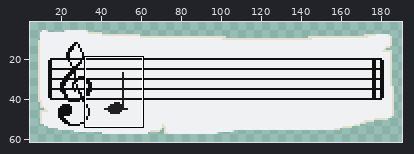
Pixel-art file -- Assets/Resources/Sprites/UI Elements/treble_n_staff.aseprite. The first picture is a wide view before the edit; the outline marks the close-up.
Close-up. Before:
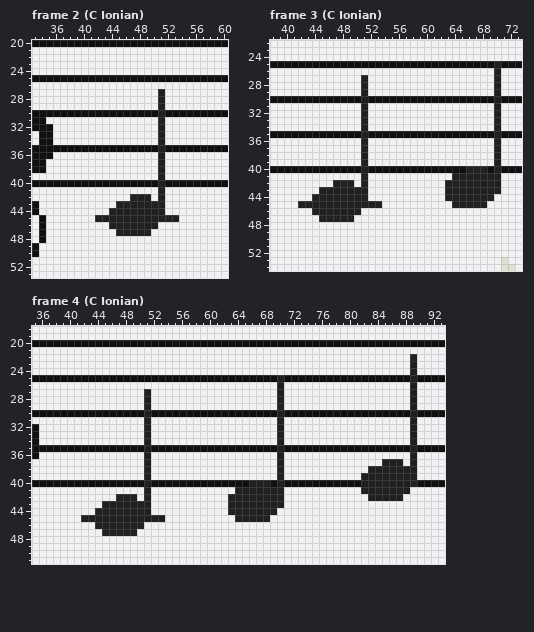
192x64 pixels, 55 frames. Shown: frame 2 (C Ionian): x 33..60, y 20..53; frame 3 (C Ionian): x 38..73, y 22..54; frame 4 (C Ionian): x 35..93, y 18..51. The wide view leaves out empty margins. The commit also changed other frames or places, which this record leaves out.
After the commit:
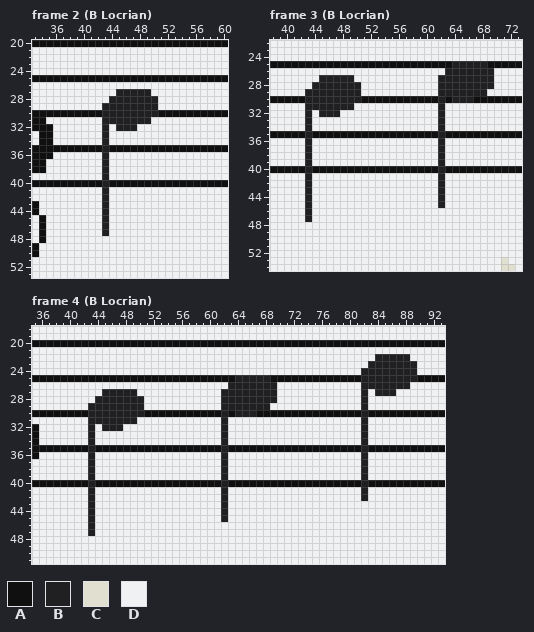
Palette (. is transparent): A #101011  B #202022  C #e0dfd0  D #eff1f2
The edit:
Frame 2 (B Locrian), layer "Notes":
y 27: x 45..49 DDDDD -> BBBBB; x 51 B -> D
y 28: x 44..51 DDDDDDDB -> BBBBBBBD
y 29: x 43..51 DDDDDDDDB -> BBBBBBBBD
y 30: x 43..51 AAAAAAAAB -> BBBBBBBBA
y 31: x 43..49 DDDDDDD -> BBBBBBB; x 51 B -> D
y 32: x 43 D -> B; x 45..47 DDD -> BBB; x 51 B -> D
y 33..34: x 43 D -> B; x 51 B -> D
y 35: x 43 A -> B; x 51 B -> A
y 36..39: x 43 D -> B; x 51 B -> D
y 40: x 43 A -> B; x 51 B -> A
y 41: x 43 D -> B; x 51 B -> D
y 42: x 43 D -> B; x 47..49 BBB -> DDD; x 51 B -> D
y 43: x 43 D -> B; x 45..51 BBBBBBB -> DDDDDDD
y 44: x 43..51 DBBBBBBBB -> BDDDDDDDD
y 45: x 42 B -> D; x 44..53 BBBBBBBBBB -> DDDDDDDDDD
y 46: x 43..50 DBBBBBBB -> BDDDDDDD
y 47: x 43 D -> B; x 45..49 BBBBB -> DDDDD
Frame 3 (B Locrian), layer "Notes":
y 25: x 64..68 AAAAA -> BBBBB; x 70 B -> A
y 26: x 63..70 DDDDDDDB -> BBBBBBBD
y 27: x 45..49 DDDDD -> BBBBB; x 51 B -> D; x 62..70 DDDDDDDDB -> BBBBBBBBD
y 28: x 44..51 DDDDDDDB -> BBBBBBBD; x 62..70 DDDDDDDDB -> BBBBBBBBD
y 29: x 43..51 DDDDDDDDB -> BBBBBBBBD; x 62..68 DDDDDDD -> BBBBBBB; x 70 B -> D
y 30: x 43..51 AAAAAAAAB -> BBBBBBBBA; x 62 A -> B; x 64..66 AAA -> BBB; x 70 B -> A
y 31: x 43..49 DDDDDDD -> BBBBBBB; x 51 B -> D; x 62 D -> B; x 70 B -> D
y 32: x 43 D -> B; x 45..47 DDD -> BBB; x 51 B -> D; x 62 D -> B; x 70 B -> D
y 33..34: x 43 D -> B; x 51 B -> D; x 62 D -> B; x 70 B -> D
y 35: x 43 A -> B; x 51 B -> A; x 62 A -> B; x 70 B -> A
y 36..39: x 43 D -> B; x 51 B -> D; x 62 D -> B; x 70 B -> D
y 40: x 43 A -> B; x 51 B -> A; x 62 A -> B; x 66..68 BBB -> AAA; x 70 B -> A
y 41: x 43 D -> B; x 51 B -> D; x 62 D -> B; x 64..70 BBBBBBB -> DDDDDDD
y 42: x 43 D -> B; x 47..49 BBB -> DDD; x 51 B -> D; x 62..70 DBBBBBBBB -> BDDDDDDDD
y 43: x 43 D -> B; x 45..51 BBBBBBB -> DDDDDDD; x 62..70 DBBBBBBBB -> BDDDDDDDD
y 44: x 43..51 DBBBBBBBB -> BDDDDDDDD; x 62..69 DBBBBBBB -> BDDDDDDD
y 45: x 42 B -> D; x 44..53 BBBBBBBBBB -> DDDDDDDDDD; x 62 D -> B; x 64..68 BBBBB -> DDDDD
y 46: x 43..50 DBBBBBBB -> BDDDDDDD
y 47: x 43 D -> B; x 45..49 BBBBB -> DDDDD
Frame 4 (B Locrian), layer "Notes":
y 22: x 84..89 DDDDDB -> BBBBBD
y 23: x 83..88 DDDDDD -> BBBBBB
y 24: x 82..88 DDDDDDD -> BBBBBBB
y 25: x 64..68 AAAAA -> BBBBB; x 70 B -> A; x 82..88 AAAAAAA -> BBBBBBB
y 26: x 63..70 DDDDDDDB -> BBBBBBBD; x 82..89 DDDDDDDB -> BBBBBBBD
y 27: x 45..49 DDDDD -> BBBBB; x 51 B -> D; x 62..70 DDDDDDDDB -> BBBBBBBBD; x 82 D -> B; x 84..86 DDD -> BBB; x 89 B -> D
y 28: x 44..51 DDDDDDDB -> BBBBBBBD; x 62..70 DDDDDDDDB -> BBBBBBBBD; x 82 D -> B; x 89 B -> D
y 29: x 43..51 DDDDDDDDB -> BBBBBBBBD; x 62..68 DDDDDDD -> BBBBBBB; x 70 B -> D; x 82 D -> B; x 89 B -> D
y 30: x 43..51 AAAAAAAAB -> BBBBBBBBA; x 62 A -> B; x 64..66 AAA -> BBB; x 70 B -> A; x 82 A -> B; x 89 B -> A
y 31: x 43..49 DDDDDDD -> BBBBBBB; x 51 B -> D; x 62 D -> B; x 70 B -> D; x 82 D -> B; x 89 B -> D
y 32: x 43 D -> B; x 45..47 DDD -> BBB; x 51 B -> D; x 62 D -> B; x 70 B -> D; x 82 D -> B; x 89 B -> D
y 33..34: x 43 D -> B; x 51 B -> D; x 62 D -> B; x 70 B -> D; x 82 D -> B; x 89 B -> D
y 35: x 43 A -> B; x 51 B -> A; x 62 A -> B; x 70 B -> A; x 82 A -> B; x 89 B -> A
y 36: x 43 D -> B; x 51 B -> D; x 62 D -> B; x 70 B -> D; x 82 D -> B; x 89 B -> D
y 37: x 43 D -> B; x 51 B -> D; x 62 D -> B; x 70 B -> D; x 82 D -> B; x 85..87 BBB -> DDD; x 89 B -> D
y 38: x 43 D -> B; x 51 B -> D; x 62 D -> B; x 70 B -> D; x 82..89 DBBBBBBB -> BDDDDDDD
y 39: x 43 D -> B; x 51 B -> D; x 62 D -> B; x 70 B -> D; x 83..89 BBBBBBB -> DDDDDDD
y 40: x 43 A -> B; x 51 B -> A; x 62 A -> B; x 66..68 BBB -> AAA; x 70 B -> A; x 83..89 BBBBBBB -> AAAAAAA
y 41: x 43 D -> B; x 51 B -> D; x 62 D -> B; x 64..70 BBBBBBB -> DDDDDDD; x 83..88 BBBBBB -> DDDDDD
y 42: x 43 D -> B; x 47..49 BBB -> DDD; x 51 B -> D; x 62..70 DBBBBBBBB -> BDDDDDDDD; x 82..87 DBBBBB -> BDDDDD
y 43: x 43 D -> B; x 45..51 BBBBBBB -> DDDDDDD; x 62..70 DBBBBBBBB -> BDDDDDDDD
y 44: x 43..51 DBBBBBBBB -> BDDDDDDDD; x 62..69 DBBBBBBB -> BDDDDDDD
y 45: x 42 B -> D; x 44..53 BBBBBBBBBB -> DDDDDDDDDD; x 62 D -> B; x 64..68 BBBBB -> DDDDD
y 46: x 43..50 DBBBBBBB -> BDDDDDDD
y 47: x 43 D -> B; x 45..49 BBBBB -> DDDDD
